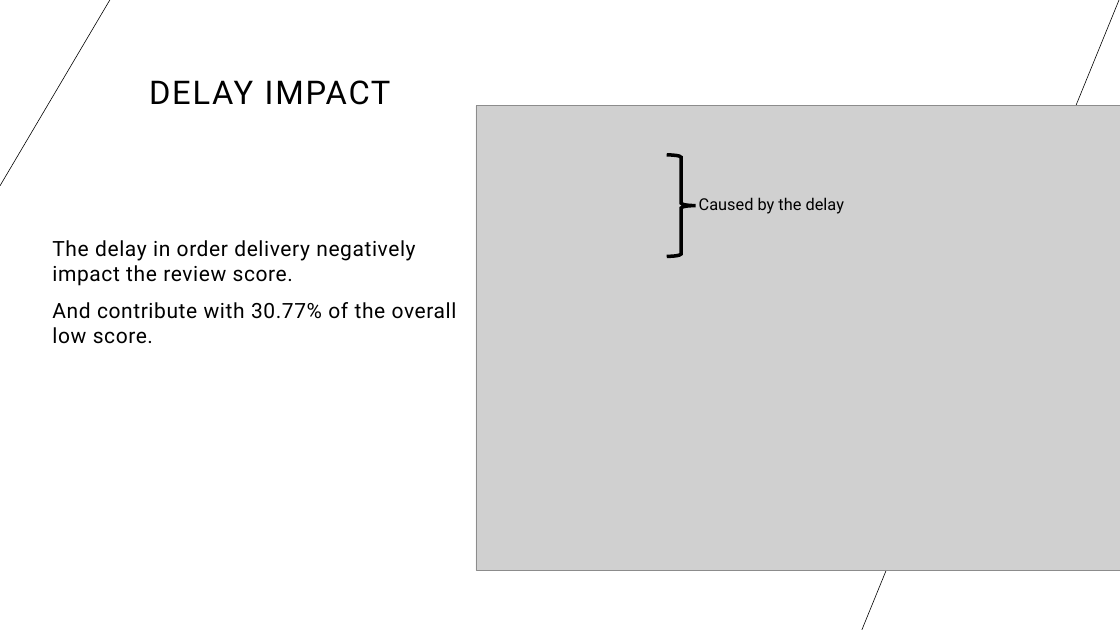
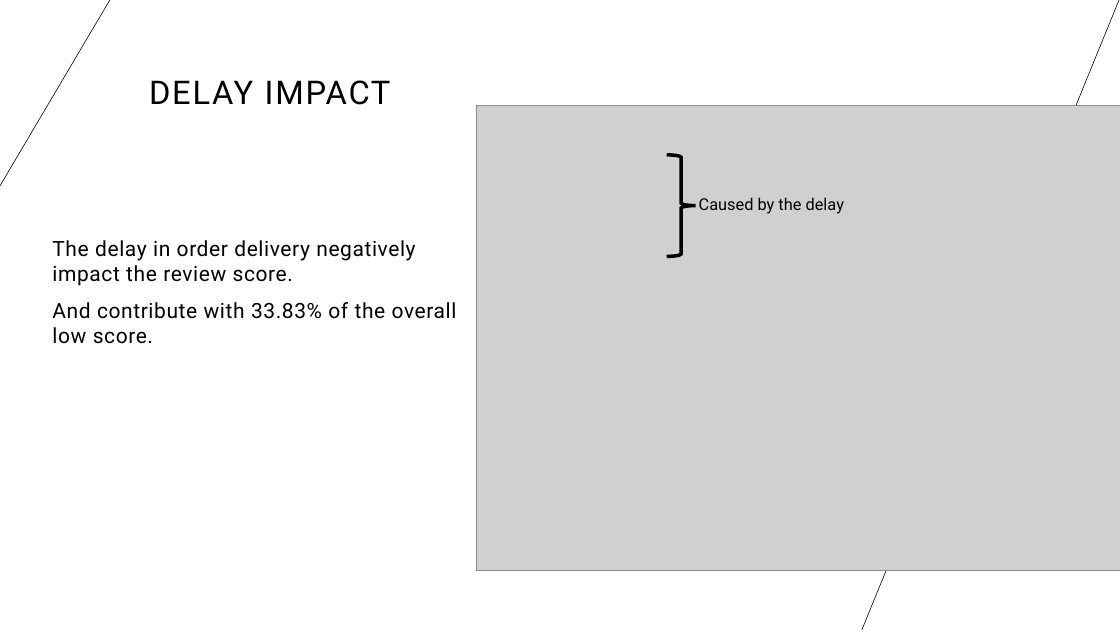
Before and after one commit to a7mdNasrr/Olist-Brazilian-E-commerce, a slide deck: slide 19 of Olist Brazilian E-commerce Presentation.pptx (slide 12 before the commit). Drawn at 1120x630 pixels with LibreOffice and Linux fonts; fonts in the diff are those of the drawing; grey boxes stand for pictures. Boxes give left, top, right and bottom in pixels: in the first picture for what was removed or moved away, otherwise in the second. Text is boxed around its words. In the diff, an @@ line names an element or a change of style, - is before the commit and + after.

```diff
--- a/Olist Brazilian E-commerce Presentation.pptx
+++ b/Olist Brazilian E-commerce Presentation.pptx
@@ text at bbox=[52, 302, 457, 344]: text changed @@
-And contribute with 30.77% of the overall low score.
+And contribute with 33.83% of the overall low score.
```
Also in this commit, not shown: 5 other slides changed, 7 slides added.
